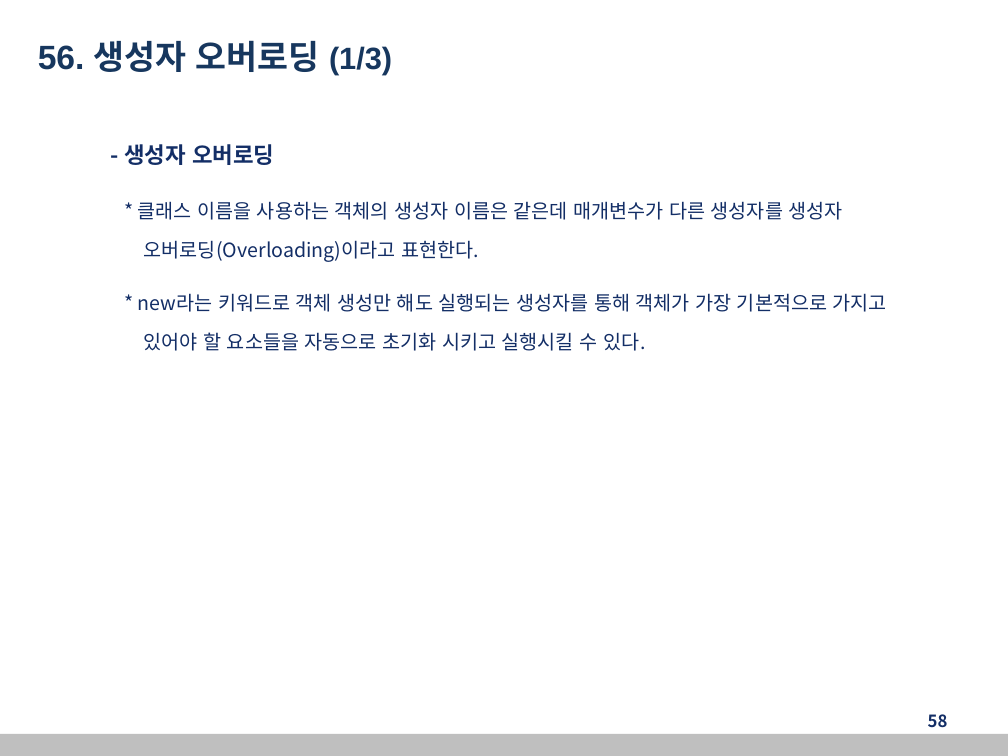
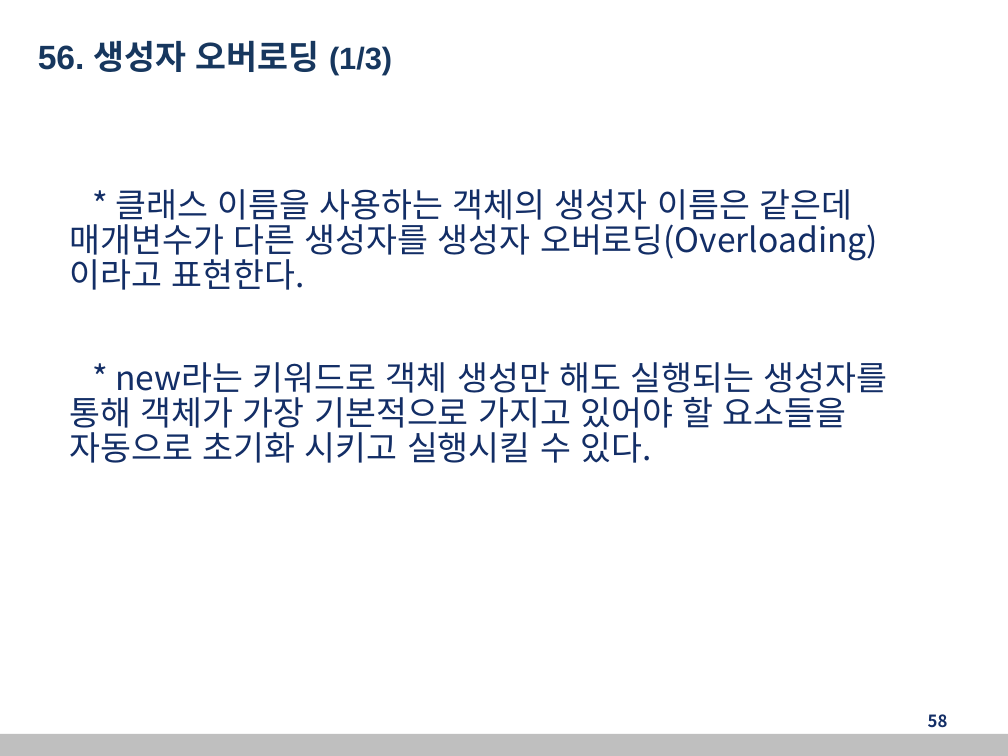
Before and after one commit to kang99king3/back-end_edu20221230, a slide deck: slide 58 of 자바교안_20221230.pptx. Drawn at 1008x756 pixels with LibreOffice and Linux fonts; fonts in the diff are those of the drawing. Boxes give left, top, right and bottom in pixels: in the first picture for what was removed or moved away, otherwise in the second. Text is boxed around its words. In the diff, an @@ line names an element or a change of style, - is before the commit and + after.

```diff
--- a/자바교안_20221230.pptx
+++ b/자바교안_20221230.pptx
@@ text at [70,189,888,463]: text changed; size 14 to 24 pt @@
-- 생성자 오버로딩
-* 클래스 이름을 사용하는 객체의 생성자 이름은 같은데 매개변수가 다른 생성자를 생성자
-오버로딩(Overloading)이라고 표현한다.
-* new라는 키워드로 객체 생성만 해도 실행되는 생성자를 통해 객체가 가장 기본적으로 가지고
-있어야 할 요소들을 자동으로 초기화 시키고 실행시킬 수 있다.
+* 클래스 이름을 사용하는 객체의 생성자 이름은 같은데 매개변수가 다른 생성자를 생성자 오버로딩(Overloading)이라고 표현한다.
+* new라는 키워드로 객체 생성만 해도 실행되는 생성자를 통해 객체가 가장 기본적으로 가지고 있어야 할 요소들을 자동으로 초기화 시키고 실행시킬 수 있다.
```
Also in this commit, not shown: 49 other slides changed.
